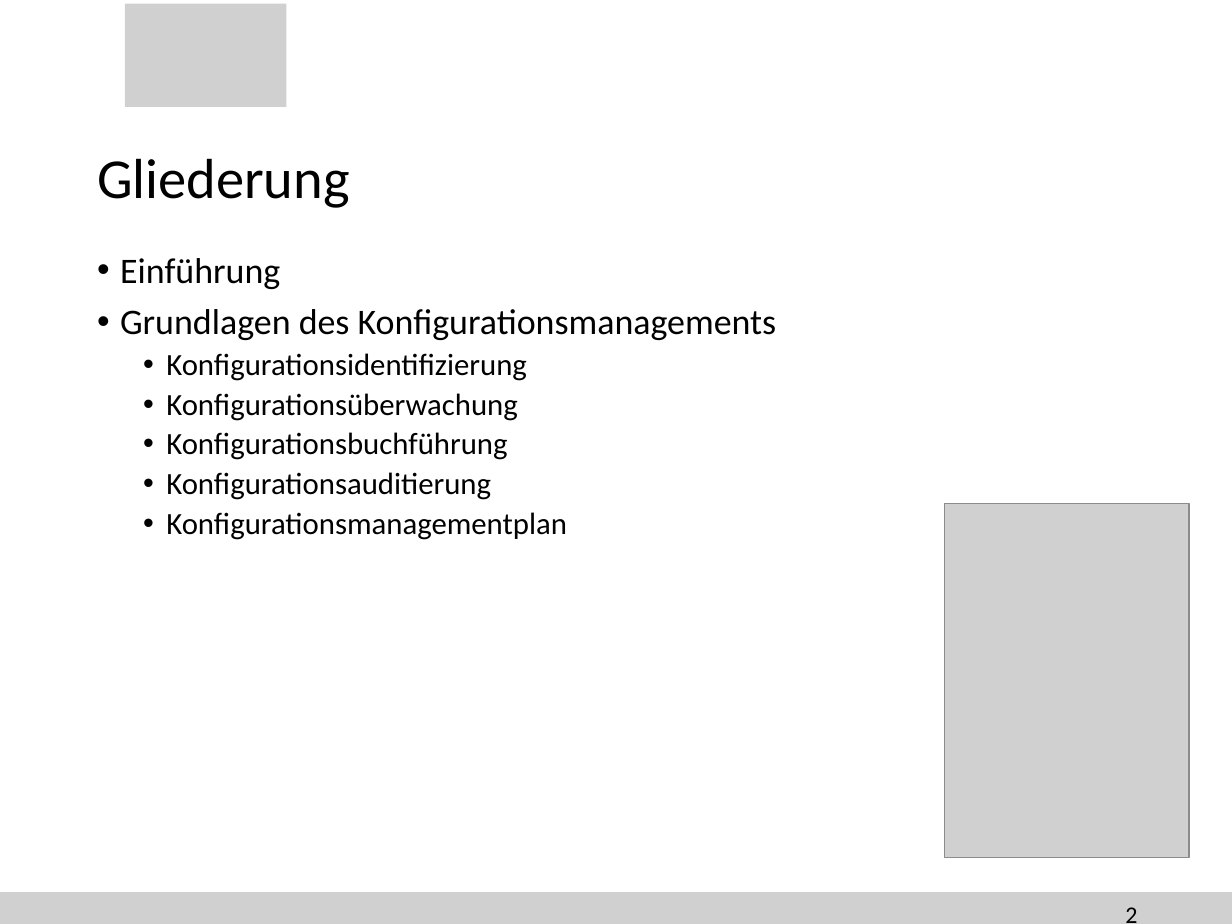
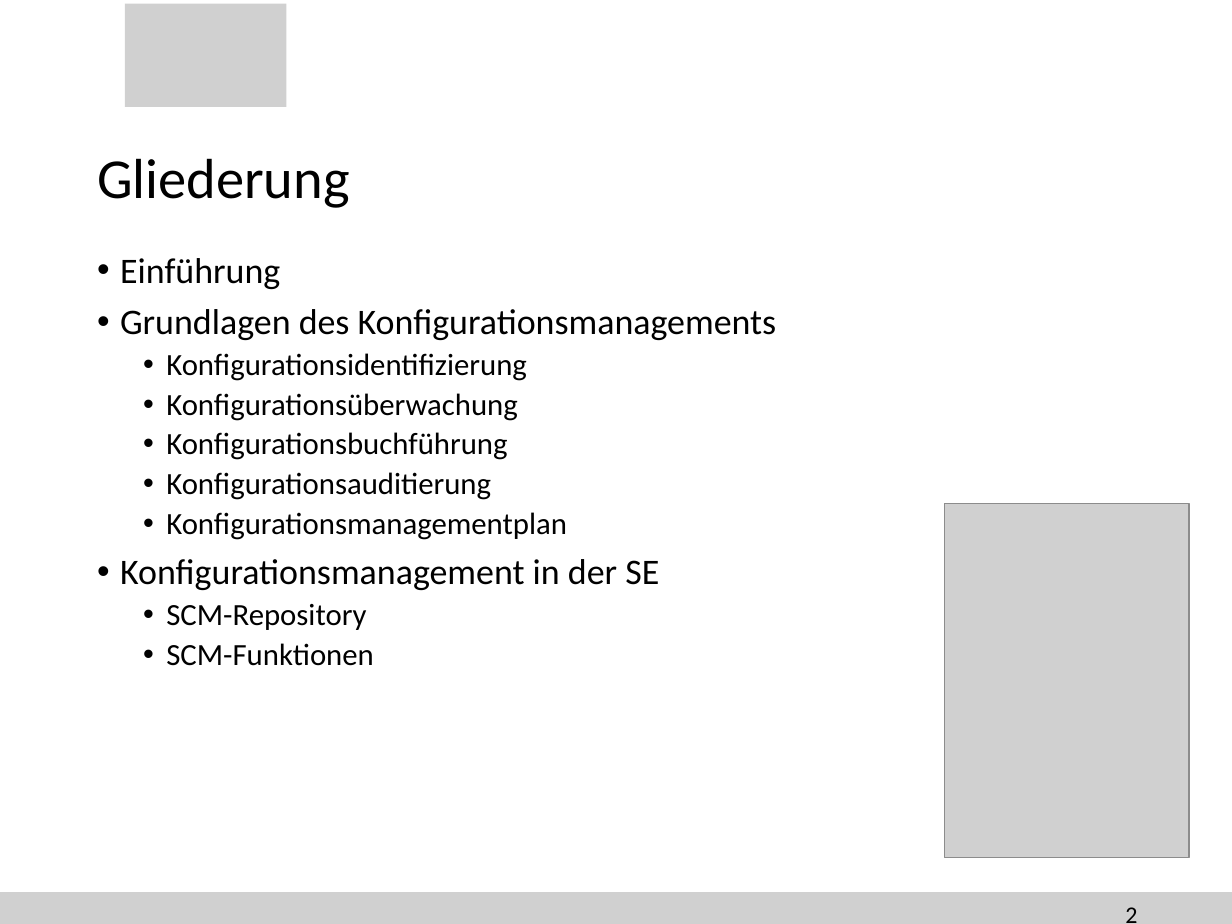
Before and after one commit to SteiMi/swm-seminar, a slide deck: slide 2 of Präsentation/seminar.pptx. Drawn at 1232x924 pixels with LibreOffice and Linux fonts; fonts in the diff are those of the drawing; grey boxes stand for pictures; background and template pictures are left out. Boxes give left, top, right and bottom in pixels: in the first picture for what was removed or moved away, otherwise in the second. Text is boxed around its words. In the diff, an @@ line names an element or a change of style, - is before the commit and + after.

```diff
--- a/Präsentation/seminar.pptx
+++ b/Präsentation/seminar.pptx
@@ text at box(120, 559, 659, 666): paragraphs added @@
+• Konfigurationsmanagement in der SE
+  • SCM-Repository
+  • SCM-Funktionen
```
Also in this commit, not shown: 1 other slide changed, 6 slides added, 1 other file.
